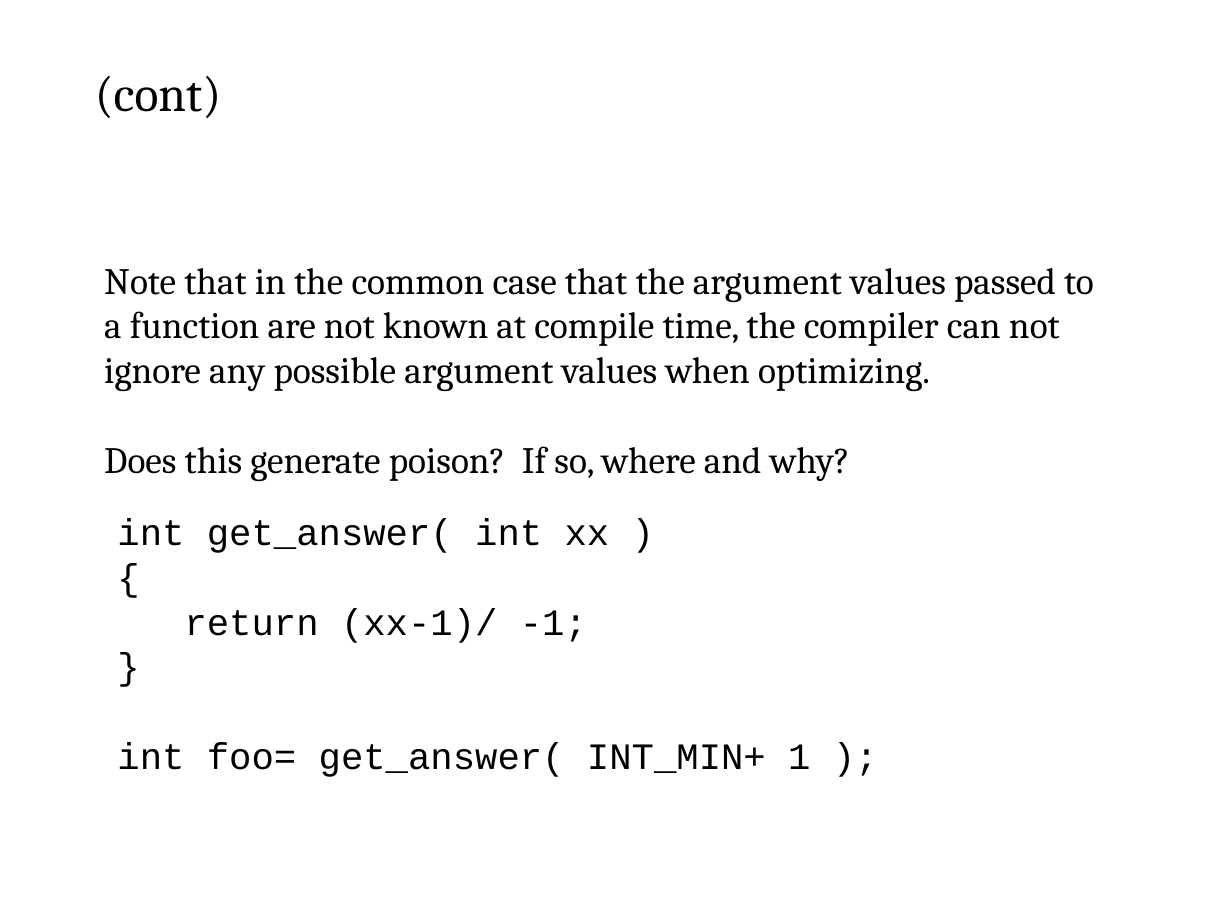
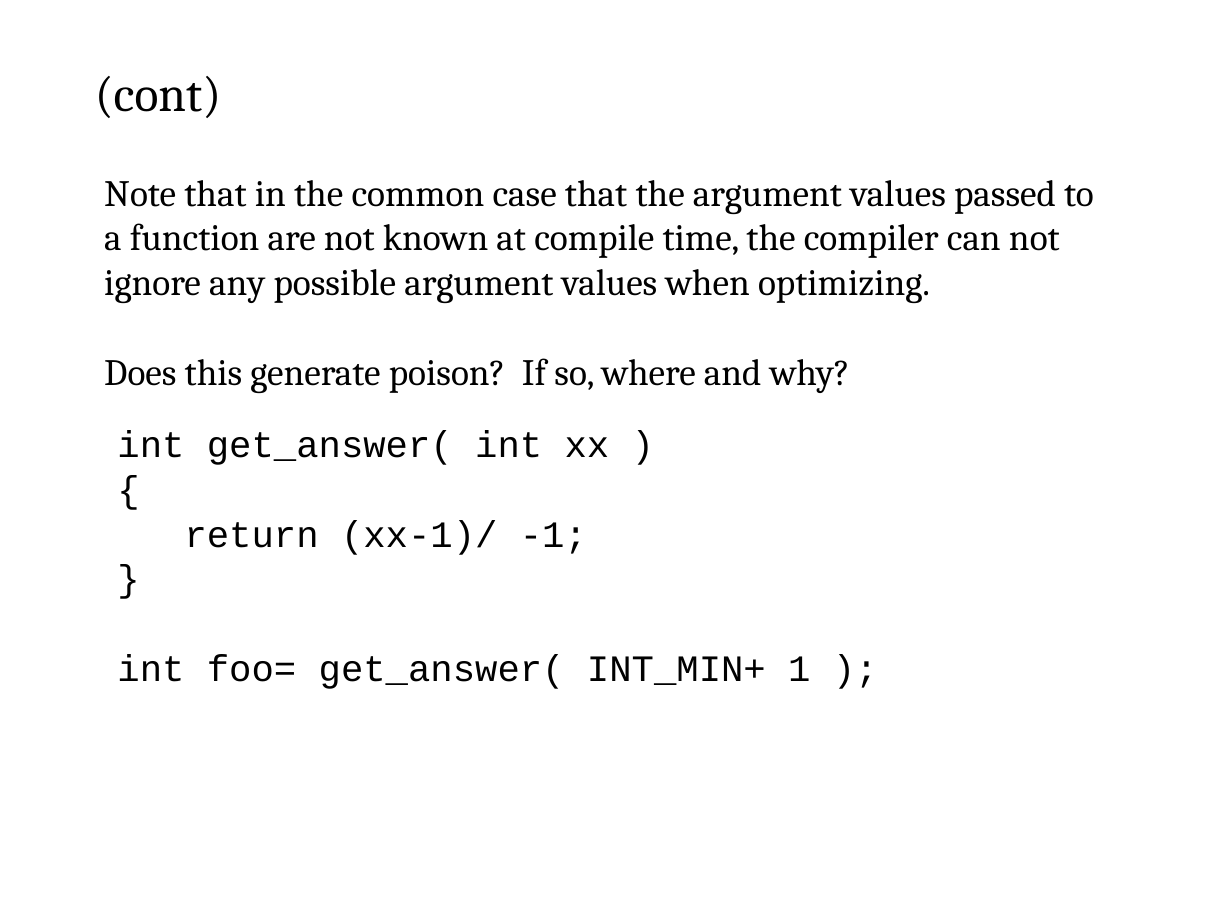
Before and after one commit to cschreiner/lli_undef_fix_admin, a slide deck: slide 6 of doc/poster/2015feb_grad_visit.draft.odp. Drawn at 1232x924 pixels with LibreOffice and Linux fonts; fonts in the diff are those of the drawing. Boxes give left, top, right and bottom in pixels: in the first picture for what was removed or moved away, otherwise in the second. Text is boxed around its words. In the diff, an @@ line names an element or a change of style, - is before the commit and + after.

Commit message:
centered things a bit better on slides with text too close to a margin

```diff
--- a/doc/poster/2015feb_grad_visit.draft.odp
+++ b/doc/poster/2015feb_grad_visit.draft.odp
@@ text "Note that in the common ...": place and size @@
-text "Note that in the common ..." at [104, 268, 1094, 481]
+text "Note that in the common ..." at [104, 180, 1094, 393]
@@ text "int get_answer( int xx )": place and size @@
-text "int get_answer( int xx )" at [117, 519, 810, 777]
+text "int get_answer( int xx )" at [117, 431, 810, 689]
```
Also in this commit, not shown: 2 other slides changed.
